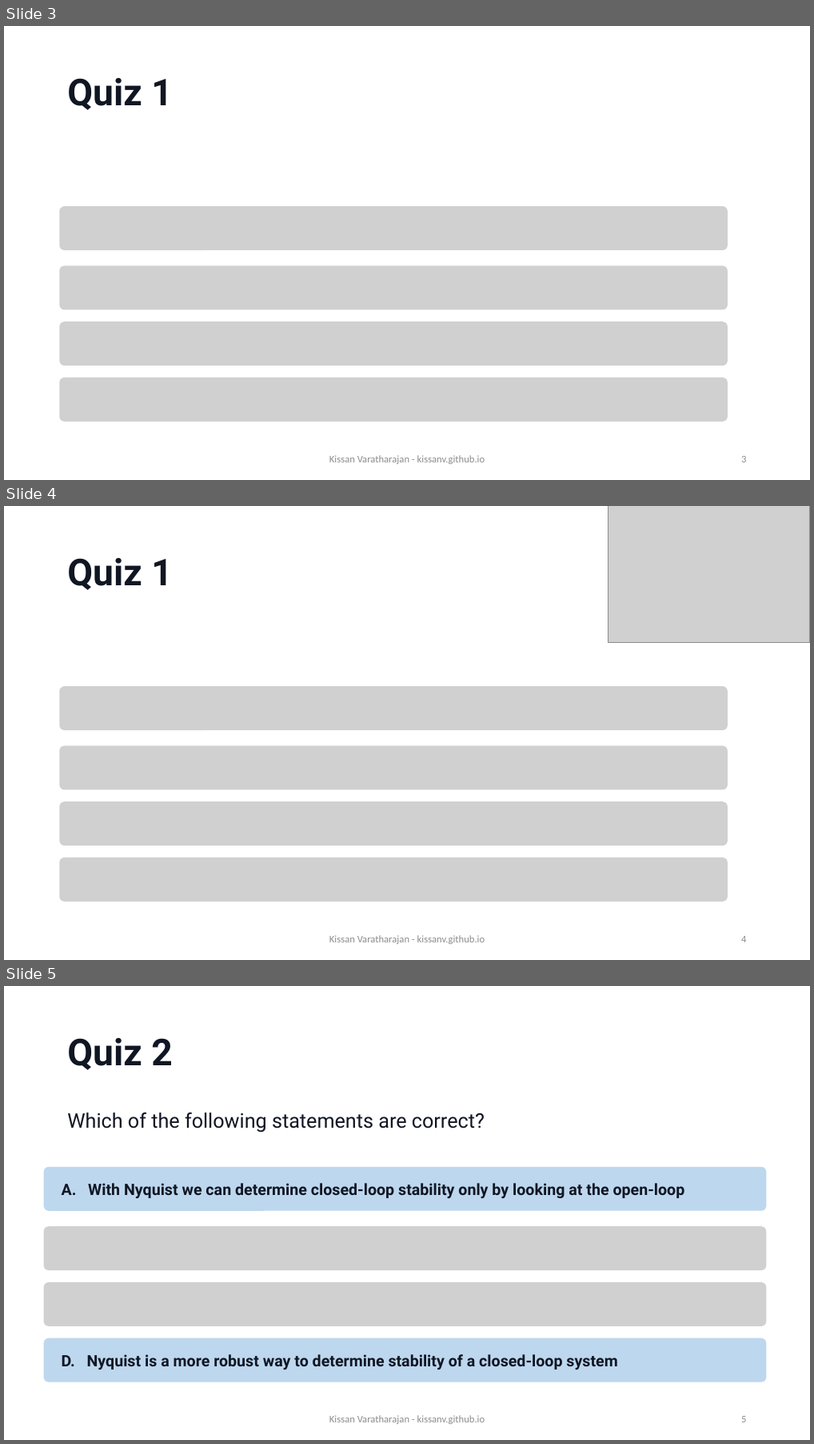
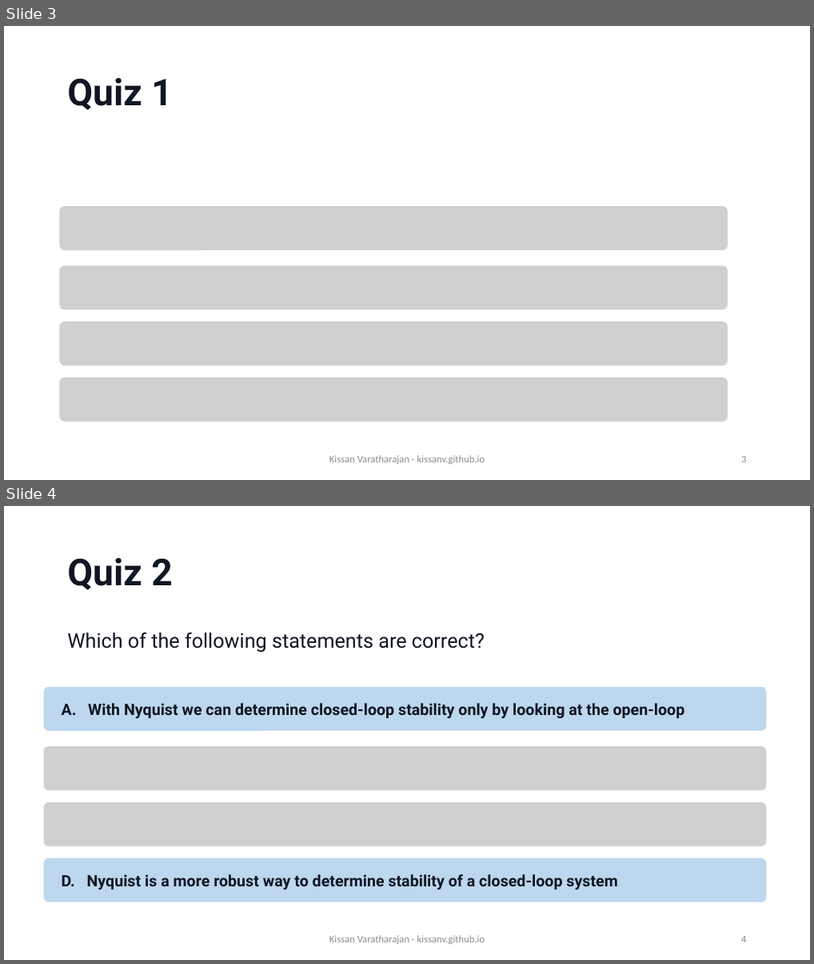
Before and after one commit to KissanV/KissanV.github.io, a slide deck: pdfs/CS1/CS1_Week11_empty.pptx. Shown one above the other, each under a label of ours: slides 3, 4 and 5 before the commit, slides 3 and 4 after it. The pictures are 814x1444 and 814x964 pixels, drawn with LibreOffice and Linux fonts; fonts in the diff are those of the drawing; grey boxes stand for pictures; background and template pictures are left out. Boxes give left, top, right and bottom in pixels: in the first picture for what was removed or moved away, otherwise in the second. Text is boxed around its words. In the diff, an @@ line names an element or a change of style, - is before the commit and + after.

```diff
--- a/pdfs/CS1/CS1_Week11_empty.pptx
+++ b/pdfs/CS1/CS1_Week11_empty.pptx
@@ slide 4 removed at [4, 506, 810, 960], background #FFFFFF @@
@@ picture removed at [608, 506, 810, 642] @@
@@ title removed at [67, 558, 172, 590] @@
-Quiz 1
@@ picture removed at [60, 686, 728, 730] @@
@@ picture removed at [60, 745, 728, 790] @@
@@ picture removed at [60, 801, 728, 845] @@
@@ picture removed at [60, 857, 728, 902] @@
@@ text removed at [330, 935, 486, 944] @@
-Kissan Varatharajan - kissanv.github.io
@@ page number removed at [742, 936, 746, 942] @@
-4
@@ what was slide 5 is now slide 4 @@
@@ page number at [742, 936, 746, 942]: text changed @@
-5
+4
```
Also in this commit, not shown: 5 slides changed, 2 other slides removed, 1 other file.
